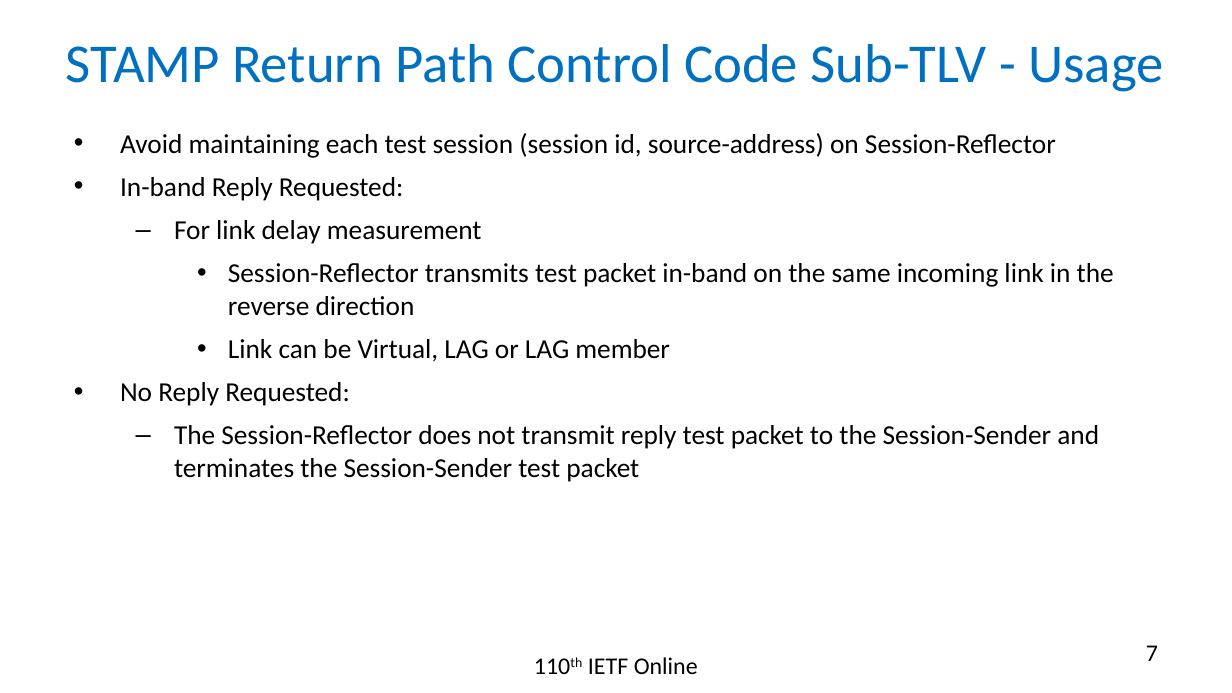
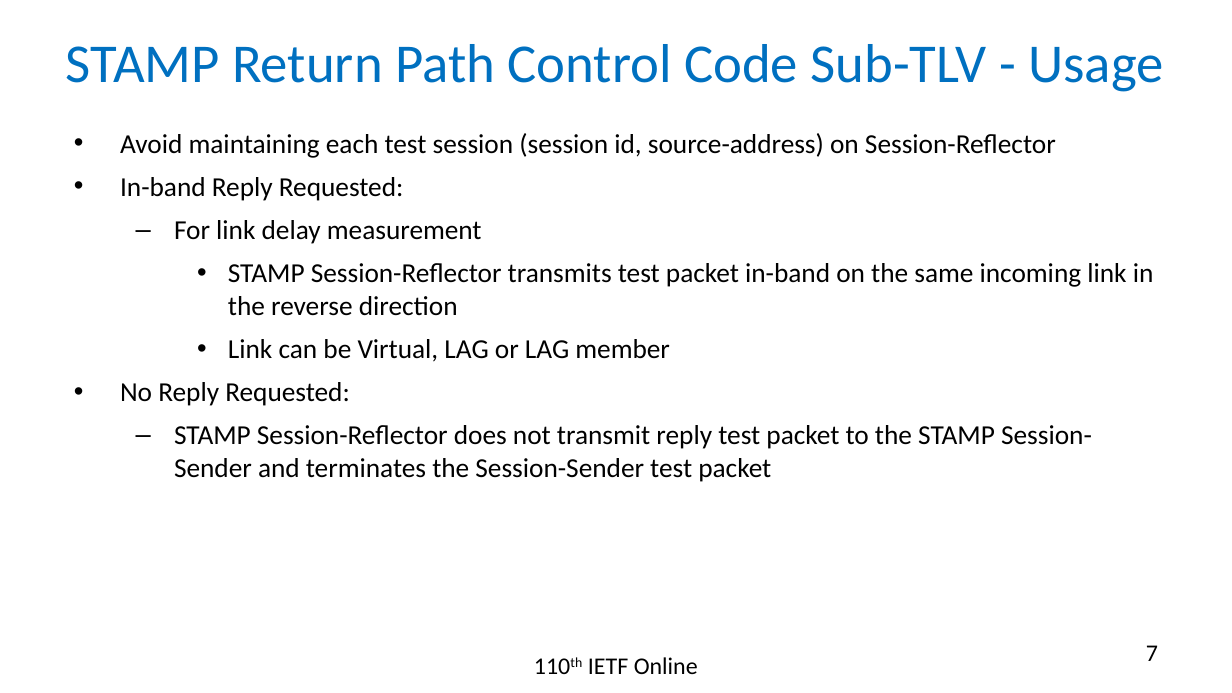
Before and after one commit to rakgandhi/ietf-slides, a slide deck: slide 7 of draft-gandhi-ippm-stamp-srpm-02.pptx. Drawn at 1232x693 pixels with LibreOffice and Linux fonts; fonts in the diff are those of the drawing. Boxes give left, top, right and bottom in pixels: in the first picture for what was removed or moved away, otherwise in the second. Text is boxed around its words. In the diff, an @@ line names an element or a change of style, - is before the commit and + after.

```diff
--- a/draft-gandhi-ippm-stamp-srpm-02.pptx
+++ b/draft-gandhi-ippm-stamp-srpm-02.pptx
@@ text at <box>228,263,1154,316</box>: text changed @@
-    • Session-Reflector transmits test packet in-band on the same incoming link in the reverse direction
+    • STAMP Session-Reflector transmits test packet in-band on the same incoming link in the reverse direction
@@ text at <box>174,425,1092,482</box>: text changed @@
-  – The Session-Reflector does not transmit reply test packet to the Session-Sender and terminates the Session-Sender test packet
+  – STAMP Session-Reflector does not transmit reply test packet to the STAMP Session-Sender and terminates the Session-Sender test packet
```
Also in this commit, not shown: 3 other slides changed, 5 other files.
